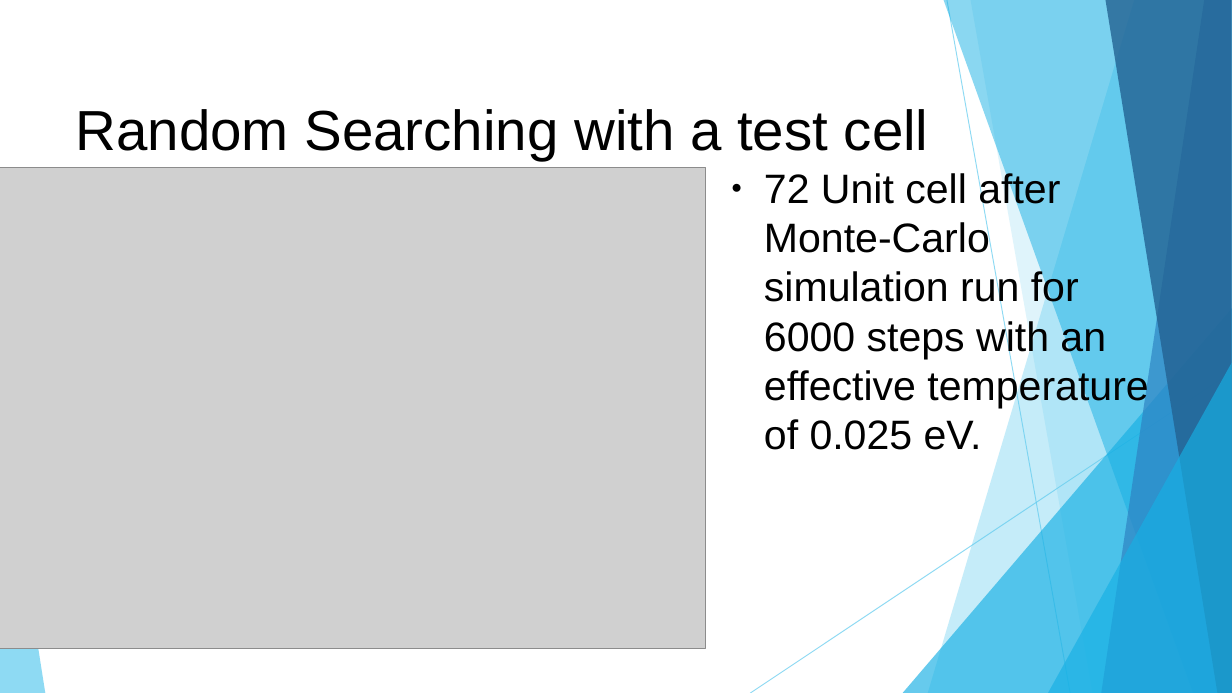
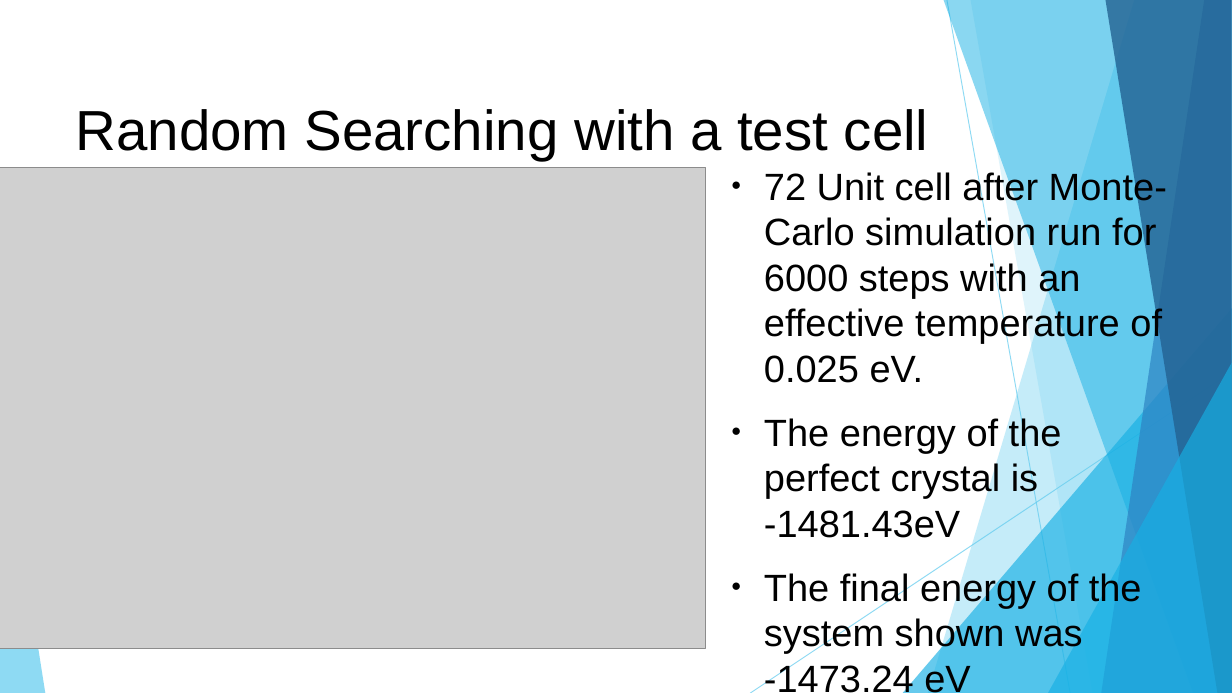
Before and after one commit to OFThomas/amorphMgO, a slide deck: slide 8 of Amorphous MgO Triple Junctions.odp (slide 6 before the commit). Drawn at 1232x693 pixels with LibreOffice and Linux fonts; fonts in the diff are those of the drawing; grey boxes stand for pictures. Boxes give left, top, right and bottom in pixels: in the first picture for what was removed or moved away, otherwise in the second. Text is boxed around its words. In the diff, an @@ line names an element or a change of style, - is before the commit and + after.

```diff
--- a/Amorphous MgO Triple Junctions.odp
+++ b/Amorphous MgO Triple Junctions.odp
@@ text at (764,170,1167,383): size 32 to 29.6 pt in "72 Unit cell after Monte-Carlo simulation run ..." @@
@@ text at (764,416,1142,653): paragraphs added @@
+● The energy of the perfect crystal is -1481.43eV
+● The final energy of the system shown was -1473.24 eV
```
Also in this commit, not shown: 2 other slides changed, 4 slides added, 2 slides removed, 40 other files.
